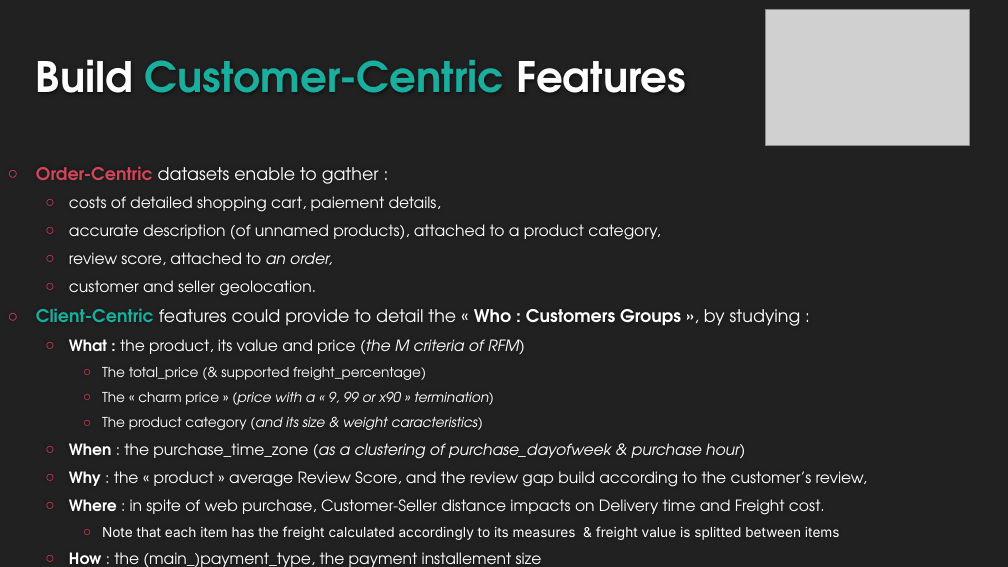
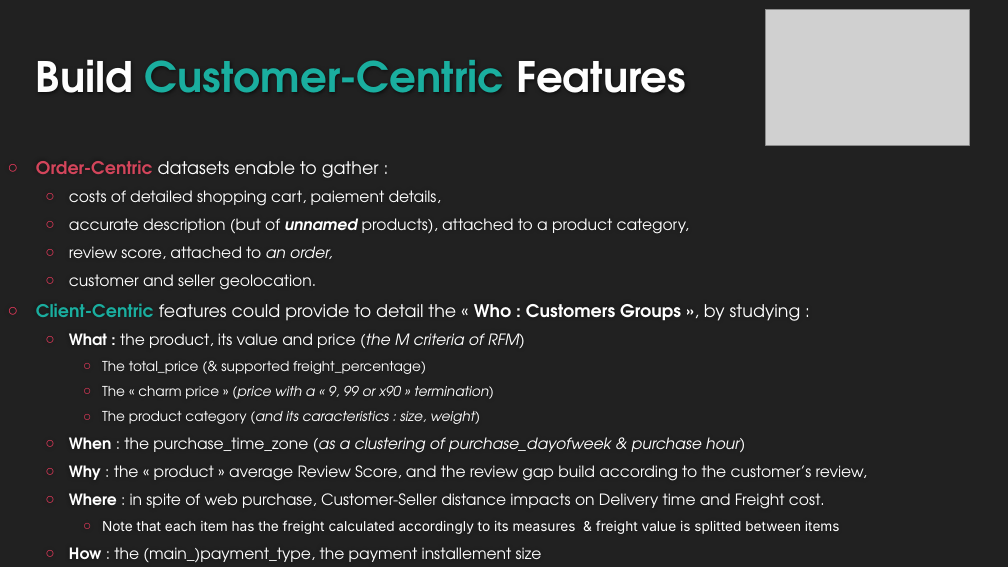
Before and after one commit to EtienneLardeur/P5_CustomerSegmentation, a slide deck: slide 3 of P5Olist_Présentation_initiale.pptx. Drawn at 1008x567 pixels with LibreOffice and Linux fonts; fonts in the diff are those of the drawing; grey boxes stand for pictures; background and template pictures are left out. Boxes give left, top, right and bottom in pixels: in the first picture for what was removed or moved away, otherwise in the second. Text is boxed around its words. In the diff, an @@ line names an element or a change of style, - is before the commit and + after.

```diff
--- a/P5Olist_Présentation_initiale.pptx
+++ b/P5Olist_Présentation_initiale.pptx
@@ text at [69,218,689,234]: text changed @@
-  ○ accurate description (of unnamed products), attached to a product category,
+  ○ accurate description (but of unnamed products), attached to a product category,
@@ text at [102,411,480,424]: text changed @@
-    ○ The product category (and its size & weight caracteristics)
+    ○ The product category (and its caracteristics : size, weight)
```
Also in this commit, not shown: 5 other slides changed, 2 slides added, 1 slide removed.
